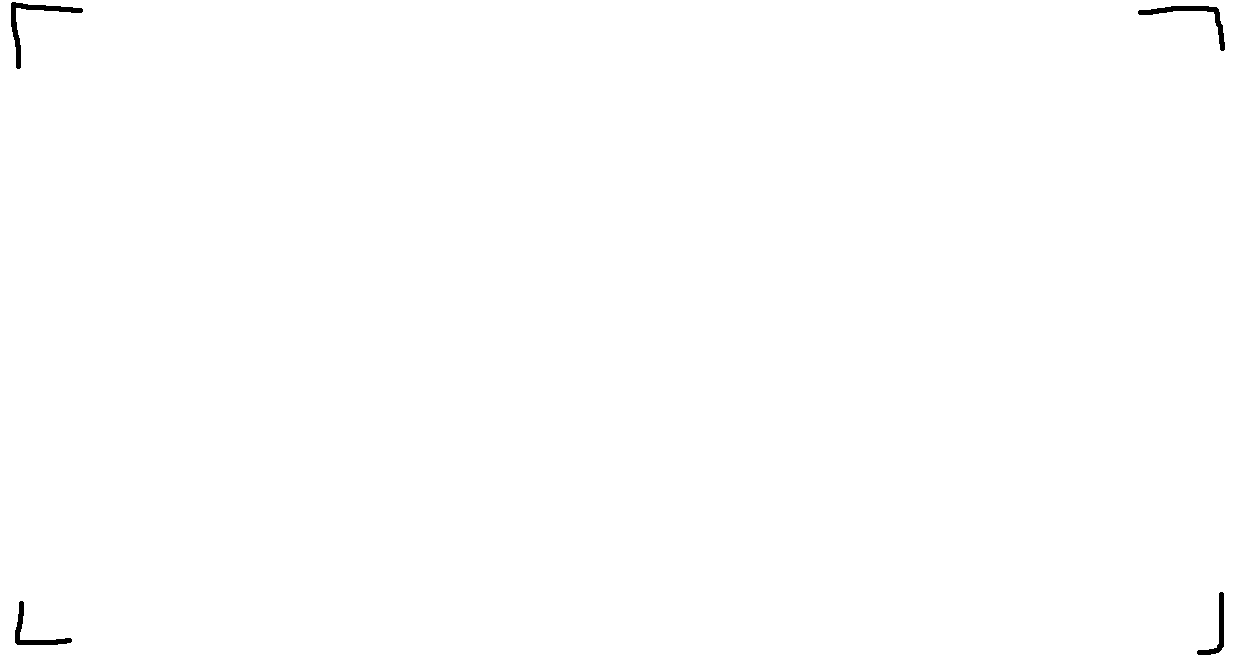
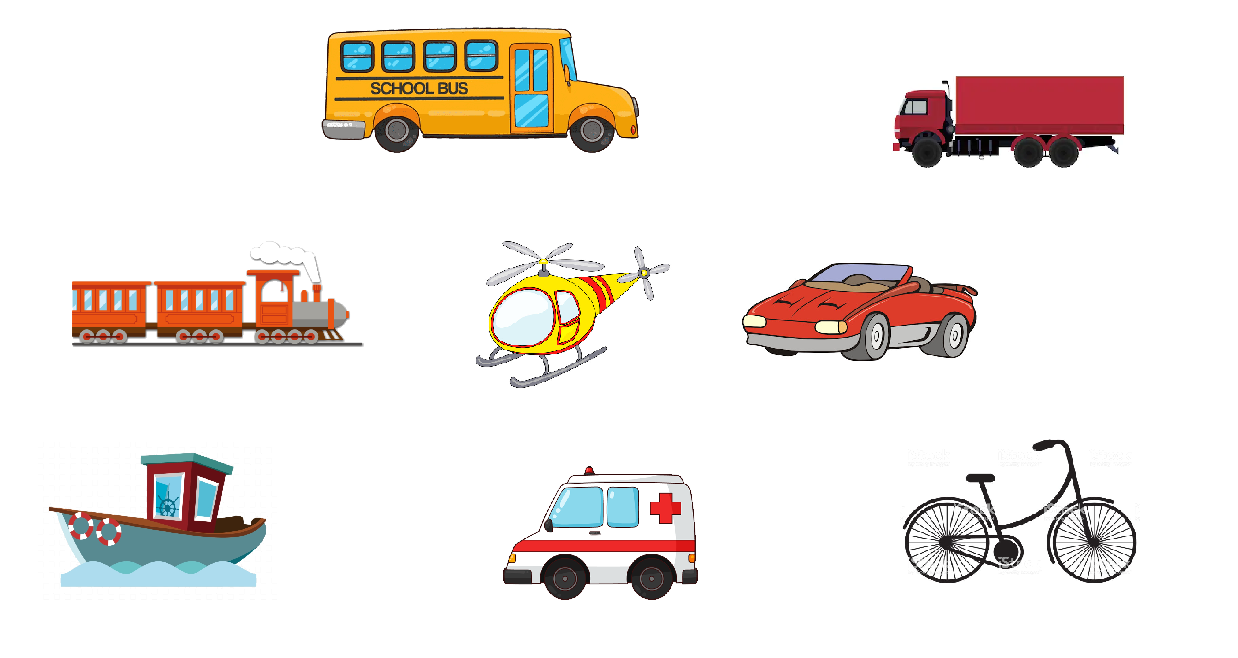
Two versions of the same layered image (1238x658). Layer-by-layer changes:
added group "voertuigen" with 11 layers above "food" over (38, 27, 1140, 600)
added layer "Layer 31" in group "voertuigen" over (891, 75, 1128, 168)
added layer "Layer 26" in group "voertuigen" over (476, 241, 671, 389)
added layer "Layer 25" in group "voertuigen" over (38, 442, 277, 600)
added layer "Layer 24" in group "voertuigen" over (321, 27, 639, 154)
added layer "Layer 27" in group "voertuigen" over (503, 466, 698, 600)
added layer "Layer 23" in group "voertuigen" over (742, 263, 978, 361)
added layer "Layer 22" in group "voertuigen" over (900, 439, 1140, 583)
added layer "Layer 20" in group "voertuigen" over (72, 241, 364, 347)
added layer "Rectangle 1" over (11, 2, 1225, 655)
